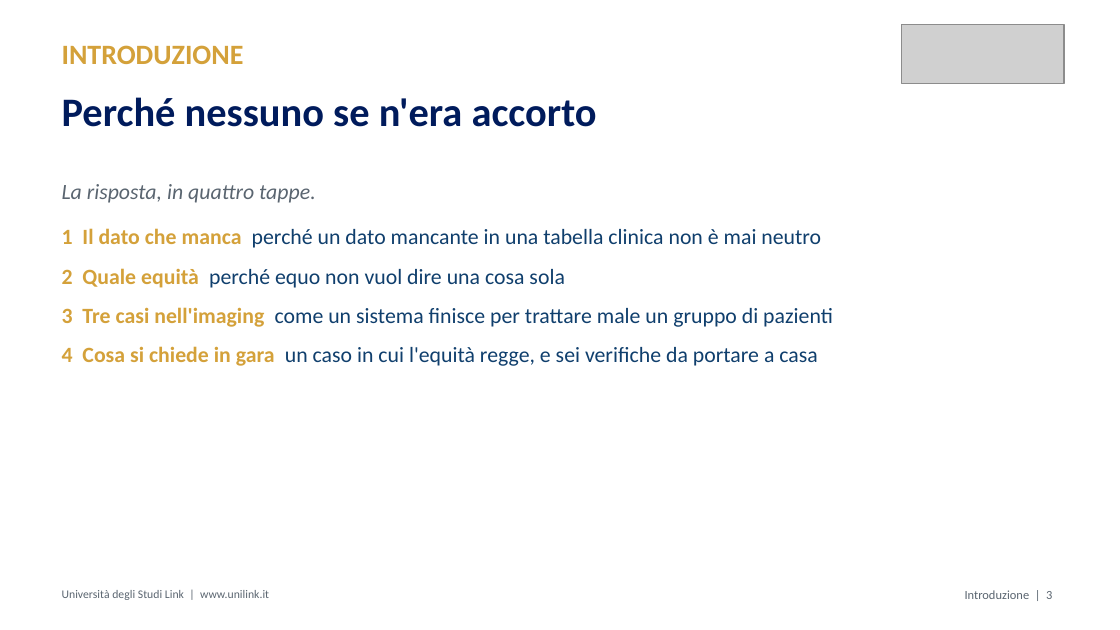
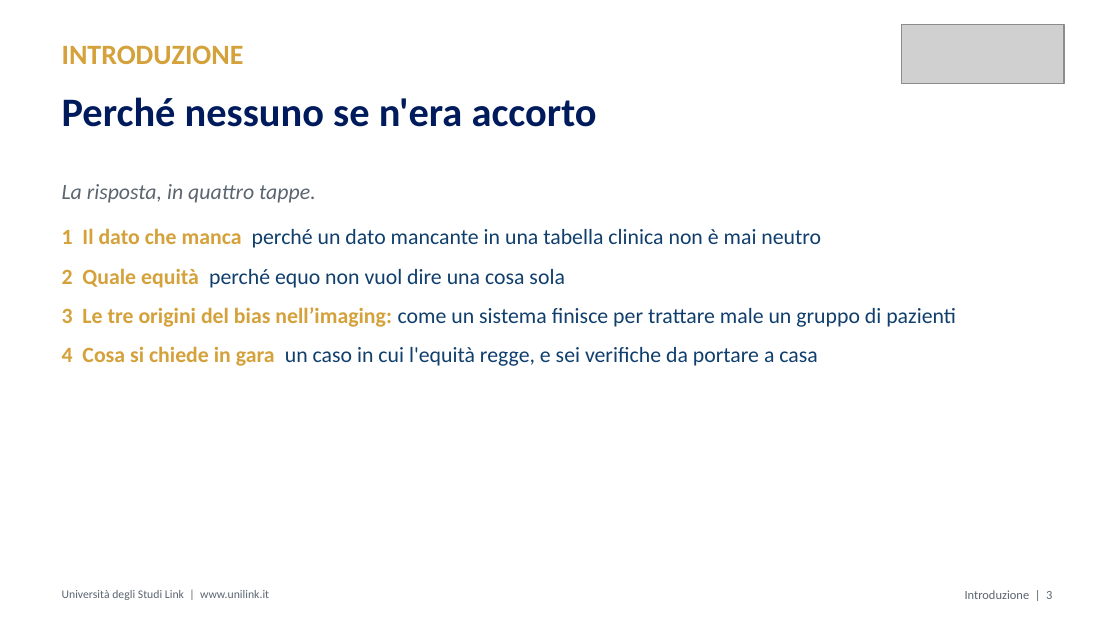
Before and after one commit to MicheleFerramola00/lezioni, a slide deck: slide 3 of slide/M2.4_Ferramola_slide.pptx. Drawn at 1120x630 pixels with LibreOffice and Linux fonts; fonts in the diff are those of the drawing; grey boxes stand for pictures. Boxes give left, top, right and bottom in pixels: in the first picture for what was removed or moved away, otherwise in the second. Text is boxed around its words. In the diff, an @@ line names an element or a change of style, - is before the commit and + after.

```diff
--- a/slide/M2.4_Ferramola_slide.pptx
+++ b/slide/M2.4_Ferramola_slide.pptx
@@ text at (x1=62, y1=307, x2=956, y2=327): text changed @@
-3 Tre casi nell'imaging come un sistema finisce per trattare male un gruppo di pazienti
+3 Le tre origini del bias nell’imaging: come un sistema finisce per trattare male un gruppo di pazienti
```
Also in this commit, not shown: 7 other slides changed, 2 other files.
